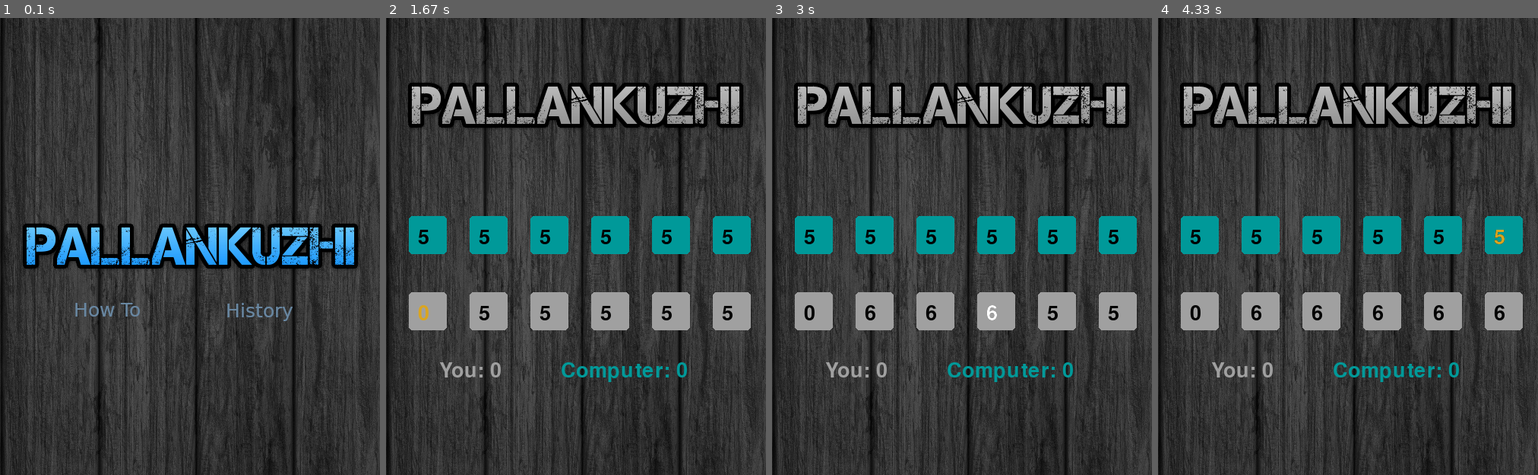
Above: before the commit, frames 1-4 (left to right).
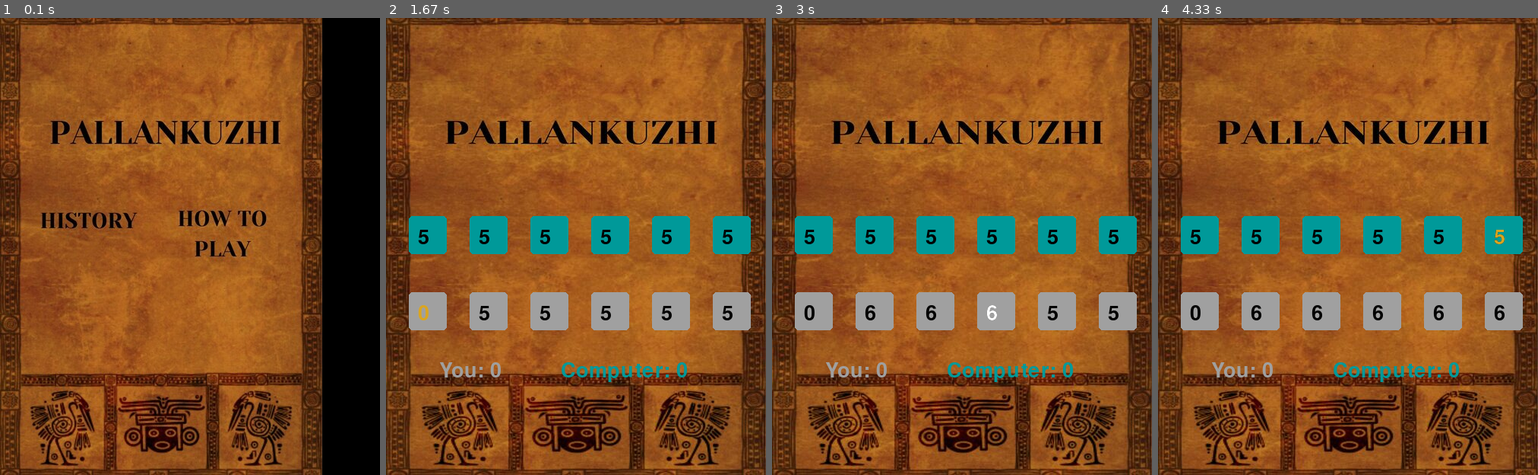
Above: after the commit, the same moments.

Repository: marvelcodeX/pallankuzhi_pygame
Game: pygame game, started from pallankuzhi.py
Two runs of this game, one before a commit and one after it. Both use one fixed random seed, a clock stepped at 60 frames per second and the inputs below.
Inputs (mouse positions are in pixels of both pictures, inside the frame that each line leads up to):
- Up to frame 1 (0.1 s): no input
- Up to frame 2 (1.67 s): click (576, 246) at 0.38 s; click (435, 324) at 0.72 s
- Up to frame 3 (3 s): no input
- Up to frame 4 (4.33 s): no input

The runs differ from the first frame. In frame 1, 99% of the frame differs, in the area x 0-100%, y 0-100%; in frame 2, 89%; in frame 3, 89%; in frame 4, 89%.

Commit message:
new version, clone this

Diff:
--- a/boardTemp.py
+++ b/boardTemp.py
@@ -79,7 +79,6 @@
         Screen.screen.fill((0, 0, 0))
         bg = pygame.image.load("pallanguzhi main.jpg").convert()
         Screen.screen.blit(bg, (0, 0))
-
         pygame.draw.rect(Screen.screen, (0, 153, 153), [30, 260, 50, 50], border_radius=5)
         pygame.draw.rect(Screen.screen, (0, 153, 153), [110, 260, 50, 50], border_radius=5)
         pygame.draw.rect(Screen.screen, (0, 153, 153), [190, 260, 50, 50], border_radius=5)
@@ -322,6 +321,7 @@
             pygame.draw.rect(Screen.screen, (160, 160, 160), [270, 360, 50, 50], border_radius=5)
             pygame.draw.rect(Screen.screen, (160, 160, 160), [350, 360, 50, 50], border_radius=5)
             pygame.draw.rect(Screen.screen, (160, 160, 160), [430, 360, 50, 50], border_radius=5)
+            pygame.draw.rect(Screen.screen, (500, 500, 500), [830, 660, 500, 500], border_radius=5)
             # Screen.screen.blit(bg, (0, 200))
 
             size = int(self.board_size / 2)
--- a/game.py
+++ b/game.py
@@ -14,7 +14,9 @@
 font3 = pygame.font.SysFont("comicsans", 20)
 font4 = pygame.font.SysFont("comicsans", 20)
 class game:
-    def __init__(self, board_size, pit_count):
+    def __init__(self, board_size=12, pit_count=4):
+
+
         self.game_board = boardTemp.board(board_size, pit_count)
         Screen.player_score = [0, 0]
         self.current_player = 0
@@ -287,11 +289,11 @@
             Screen.screen.blit(bg, (0, 0))
             pygame.display.update()
 
-            # text = font2.render("PALLANGUZHI",1,(255,255,0))
-            # Screen.screen.blit(text,(60,80))
+            text = font2.render("PALLANGUZHI",1,(255,255,0))
+            Screen.screen.blit(text,(60,80))
             pygame.draw.rect(Screen.screen, (0, 153, 153), [30, 260, 50, 50], border_radius=5)
             pygame.draw.rect(Screen.screen, (0, 153, 153), [110, 260, 50, 50], border_radius=5)
-            pygame.draw.rect(Screen.screen, (0, 153, 153), [190, 260, 50 ,50], border_radius=5)
+            pygame.draw.rect(Screen.screen, (0, 153, 153), [190, 260, 50, 50], border_radius=5)
             pygame.draw.rect(Screen.screen, (0, 153, 153), [270, 260, 50, 50], border_radius=5)
             pygame.draw.rect(Screen.screen, (0, 153, 153), [350, 260, 50, 50], border_radius=5)
             pygame.draw.rect(Screen.screen, (0, 153, 153), [430, 260, 50, 50], border_radius=5)
@@ -299,9 +301,9 @@
             pygame.draw.rect(Screen.screen, (160, 160, 160), [110, 360, 50, 50], border_radius=5)
             pygame.draw.rect(Screen.screen, (160, 160, 160), [190, 360, 50, 50], border_radius=5)
             pygame.draw.rect(Screen.screen, (160, 160, 160), [270, 360, 50, 50], border_radius=5)
-            pygame.draw.rect(Screen.screen, (160, 160, 160), [350, 360, 50,50], border_radius=5)
+            pygame.draw.rect(Screen.screen, (160, 160, 160), [350, 360, 50, 50], border_radius=5)
             pygame.draw.rect(Screen.screen, (160, 160, 160), [430, 360, 50, 50], border_radius=5)
-            # Screen.screen.blit(bg, (0, 200))
+            Screen.screen.blit(bg, (0, 200))
 
             size = int(self.game_board.board_size / 2)
 
Binary file changed: Untitled.jpg
Binary file changed: black-bg.jpg
Binary file changed: history.jpg
Binary file changed: how_to.jpg
Binary file changed: pallanguzhi main.jpg
Binary file changed: rsz_2pallanguzhi.jpg
